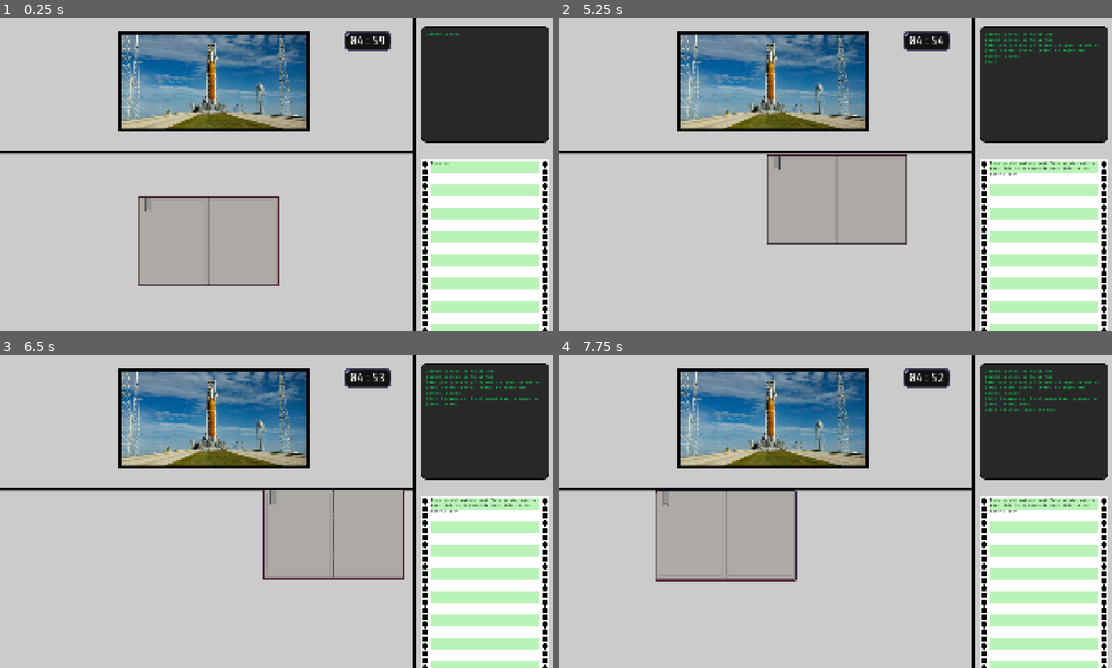
Above: before the commit, frames 1-4 (two rows, left to right).
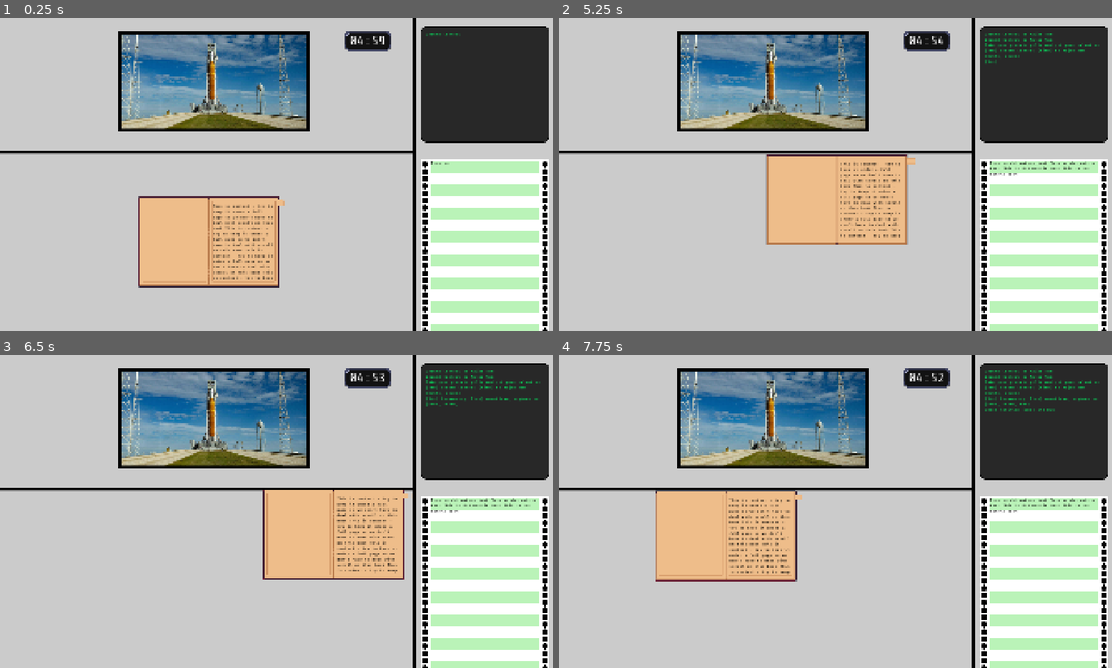
Above: after the commit, the same moments.

Repository: bukit3point0/gmtk2026
Game: Godot game, scene res://scenes/game_root.tscn
Same seed, same stepped clock (60 frames per second), same inputs: the game is played once before the commit and once after it.
Inputs (mouse positions are in pixels of both pictures, inside the frame that each line leads up to):
- Up to frame 1 (0.25 s): no input
- Up to frame 2 (5.25 s): click (841, 202) at 0.52 s; click "Play Game" at 1.25 s; click "Play Game" at 2 s; click (841, 202) at 2.77 s; click "Play Game" at 3.5 s; click (841, 202) at 4.27 s; click "Settings" at 5 s
- Up to frame 3 (6.5 s): tap Enter at 5.75 s; drag from (276, 536) to (331, 442) at 5.77 s
- Up to frame 4 (7.75 s): tap Space at 6.5 s; drag from (724, 527) to (807, 574) at 6.52 s; tap Enter at 7.25 s; move the mouse to (890, 442) at 7.27 s; click (890, 442) at 7.42 s

The runs differ from the first frame. In frame 1, 7.3% of the frame differs, in the area x 25-52%, y 56-87%; in frame 2, 7.3%, in the area x 37-65%, y 43-73%; in frame 3, 7.2%; in frame 4, 7.3%.

Commit message:
book turned into animation to add tabs; single tab with animation added

Diff:
--- a/scenes/game.tscn
+++ b/scenes/game.tscn
@@ -2,7 +2,282 @@
 
 [ext_resource type="PackedScene" uid="uid://bpn3sdvipin1v" path="res://scenes/background.tscn" id="1_uwrxv"]
 [ext_resource type="Script" uid="uid://ck24iy167p2x" path="res://scripts/instruction_book.gd" id="2_lnu2h"]
-[ext_resource type="Texture2D" uid="uid://516g1g3xyua4" path="res://assets/mocks/book.png" id="2_yqjtg"]
+[ext_resource type="Texture2D" uid="uid://cv8rrwwrwqrkc" path="res://assets/spritesheets/book_flip_page.png" id="3_iywne"]
+[ext_resource type="Texture2D" uid="uid://bvq0yewxmio1m" path="res://assets/spritesheets/book_tab.png" id="4_p57ef"]
+
+[sub_resource type="AtlasTexture" id="AtlasTexture_lbhrr"]
+atlas = ExtResource("3_iywne")
+region = Rect2(0, 371, 500, 371)
+
+[sub_resource type="AtlasTexture" id="AtlasTexture_iywne"]
+atlas = ExtResource("3_iywne")
+region = Rect2(500, 371, 500, 371)
+
+[sub_resource type="AtlasTexture" id="AtlasTexture_p57ef"]
+atlas = ExtResource("3_iywne")
+region = Rect2(1000, 371, 500, 371)
+
+[sub_resource type="AtlasTexture" id="AtlasTexture_u5sy4"]
+atlas = ExtResource("3_iywne")
+region = Rect2(1500, 371, 500, 371)
+
+[sub_resource type="AtlasTexture" id="AtlasTexture_gee14"]
+atlas = ExtResource("3_iywne")
+region = Rect2(2000, 371, 500, 371)
+
+[sub_resource type="AtlasTexture" id="AtlasTexture_0tnpc"]
+atlas = ExtResource("3_iywne")
+region = Rect2(2500, 371, 500, 371)
+
+[sub_resource type="AtlasTexture" id="AtlasTexture_vtaks"]
+atlas = ExtResource("3_iywne")
+region = Rect2(3000, 371, 500, 371)
+
+[sub_resource type="AtlasTexture" id="AtlasTexture_kvpfn"]
+atlas = ExtResource("3_iywne")
+region = Rect2(3500, 371, 500, 371)
+
+[sub_resource type="AtlasTexture" id="AtlasTexture_dinhu"]
+atlas = ExtResource("3_iywne")
+region = Rect2(0, 0, 500, 371)
+
+[sub_resource type="AtlasTexture" id="AtlasTexture_kvuet"]
+atlas = ExtResource("3_iywne")
+region = Rect2(0, 0, 500, 371)
+
+[sub_resource type="AtlasTexture" id="AtlasTexture_trtic"]
+atlas = ExtResource("3_iywne")
+region = Rect2(0, 0, 500, 371)
+
+[sub_resource type="AtlasTexture" id="AtlasTexture_ir15t"]
+atlas = ExtResource("3_iywne")
+region = Rect2(500, 0, 500, 371)
+
+[sub_resource type="AtlasTexture" id="AtlasTexture_ca42v"]
+atlas = ExtResource("3_iywne")
+region = Rect2(1000, 0, 500, 371)
+
+[sub_resource type="AtlasTexture" id="AtlasTexture_rysoc"]
+atlas = ExtResource("3_iywne")
+region = Rect2(1500, 0, 500, 371)
+
+[sub_resource type="AtlasTexture" id="AtlasTexture_ssvqc"]
+atlas = ExtResource("3_iywne")
+region = Rect2(2000, 0, 500, 371)
+
+[sub_resource type="AtlasTexture" id="AtlasTexture_264po"]
+atlas = ExtResource("3_iywne")
+region = Rect2(2500, 0, 500, 371)
+
+[sub_resource type="AtlasTexture" id="AtlasTexture_1kice"]
+atlas = ExtResource("3_iywne")
+region = Rect2(3000, 0, 500, 371)
+
+[sub_resource type="AtlasTexture" id="AtlasTexture_5newe"]
+atlas = ExtResource("3_iywne")
+region = Rect2(3500, 0, 500, 371)
+
+[sub_resource type="AtlasTexture" id="AtlasTexture_37s47"]
+atlas = ExtResource("3_iywne")
+region = Rect2(0, 371, 500, 371)
+
+[sub_resource type="SpriteFrames" id="SpriteFrames_bhunq"]
+animations = [{
+"frames": [{
+"duration": 1.0,
+"texture": SubResource("AtlasTexture_lbhrr")
+}, {
+"duration": 1.0,
+"texture": SubResource("AtlasTexture_iywne")
+}, {
+"duration": 1.0,
+"texture": SubResource("AtlasTexture_p57ef")
+}, {
+"duration": 1.0,
+"texture": SubResource("AtlasTexture_u5sy4")
+}, {
+"duration": 1.0,
+"texture": SubResource("AtlasTexture_gee14")
+}, {
+"duration": 1.0,
+"texture": SubResource("AtlasTexture_0tnpc")
+}, {
+"duration": 1.0,
+"texture": SubResource("AtlasTexture_vtaks")
+}, {
+"duration": 1.0,
+"texture": SubResource("AtlasTexture_kvpfn")
+}, {
+"duration": 1.0,
+"texture": SubResource("AtlasTexture_dinhu")
+}],
+"loop": 1,
+"name": &"close_book",
+"speed": 5.0
+}, {
+"frames": [{
+"duration": 1.0,
+"texture": SubResource("AtlasTexture_kvuet")
+}],
+"loop": 1,
+"name": &"default",
+"speed": 5.0
+}, {
+"frames": [{
+"duration": 1.0,
+"texture": SubResource("AtlasTexture_trtic")
+}, {
+"duration": 1.0,
+"texture": SubResource("AtlasTexture_ir15t")
+}, {
+"duration": 1.0,
+"texture": SubResource("AtlasTexture_ca42v")
+}, {
+"duration": 1.0,
+"texture": SubResource("AtlasTexture_rysoc")
+}, {
+"duration": 1.0,
+"texture": SubResource("AtlasTexture_ssvqc")
+}, {
+"duration": 1.0,
+"texture": SubResource("AtlasTexture_264po")
+}, {
+"duration": 1.0,
+"texture": SubResource("AtlasTexture_1kice")
+}, {
+"duration": 1.0,
+"texture": SubResource("AtlasTexture_5newe")
+}, {
+"duration": 1.0,
+"texture": SubResource("AtlasTexture_37s47")
+}],
+"loop": 1,
+"name": &"open_book",
+"speed": 13.0
+}]
+
+[sub_resource type="AtlasTexture" id="AtlasTexture_bt5mj"]
+atlas = ExtResource("4_p57ef")
+region = Rect2(192, 0, 32, 20)
+
+[sub_resource type="AtlasTexture" id="AtlasTexture_e1j6l"]
+atlas = ExtResource("4_p57ef")
+region = Rect2(160, 0, 32, 20)
+
+[sub_resource type="AtlasTexture" id="AtlasTexture_pl11u"]
+atlas = ExtResource("4_p57ef")
+region = Rect2(128, 0, 32, 20)
+
+[sub_resource type="AtlasTexture" id="AtlasTexture_bhx41"]
+atlas = ExtResource("4_p57ef")
+region = Rect2(96, 0, 32, 20)
+
+[sub_resource type="AtlasTexture" id="AtlasTexture_qnb83"]
+atlas = ExtResource("4_p57ef")
+region = Rect2(64, 0, 32, 20)
+
+[sub_resource type="AtlasTexture" id="AtlasTexture_sww3w"]
+atlas = ExtResource("4_p57ef")
+region = Rect2(32, 0, 32, 20)
+
+[sub_resource type="AtlasTexture" id="AtlasTexture_suyxu"]
+atlas = ExtResource("4_p57ef")
+region = Rect2(0, 0, 32, 20)
+
+[sub_resource type="AtlasTexture" id="AtlasTexture_sgl2t"]
+atlas = ExtResource("4_p57ef")
+region = Rect2(0, 0, 32, 20)
+
+[sub_resource type="AtlasTexture" id="AtlasTexture_qouja"]
+atlas = ExtResource("4_p57ef")
+region = Rect2(0, 0, 32, 20)
+
+[sub_resource type="AtlasTexture" id="AtlasTexture_wljb1"]
+atlas = ExtResource("4_p57ef")
+region = Rect2(32, 0, 32, 20)
+
+[sub_resource type="AtlasTexture" id="AtlasTexture_v2yb1"]
+atlas = ExtResource("4_p57ef")
+region = Rect2(64, 0, 32, 20)
+
+[sub_resource type="AtlasTexture" id="AtlasTexture_js0lu"]
+atlas = ExtResource("4_p57ef")
+region = Rect2(96, 0, 32, 20)
+
+[sub_resource type="AtlasTexture" id="AtlasTexture_gxtfn"]
+atlas = ExtResource("4_p57ef")
+region = Rect2(128, 0, 32, 20)
+
+[sub_resource type="AtlasTexture" id="AtlasTexture_twgab"]
+atlas = ExtResource("4_p57ef")
+region = Rect2(160, 0, 32, 20)
+
+[sub_resource type="AtlasTexture" id="AtlasTexture_02fa5"]
+atlas = ExtResource("4_p57ef")
+region = Rect2(192, 0, 32, 20)
+
+[sub_resource type="SpriteFrames" id="SpriteFrames_riqys"]
+animations = [{
+"frames": [{
+"duration": 1.0,
+"texture": SubResource("AtlasTexture_bt5mj")
+}, {
+"duration": 1.0,
+"texture": SubResource("AtlasTexture_e1j6l")
+}, {
+"duration": 1.0,
+"texture": SubResource("AtlasTexture_pl11u")
+}, {
+"duration": 1.0,
+"texture": SubResource("AtlasTexture_bhx41")
+}, {
+"duration": 1.0,
+"texture": SubResource("AtlasTexture_qnb83")
+}, {
+"duration": 1.0,
+"texture": SubResource("AtlasTexture_sww3w")
+}, {
+"duration": 1.0,
+"texture": SubResource("AtlasTexture_suyxu")
+}],
+"loop": 0,
+"name": &"close_tab",
+"speed": 13.0
+}, {
+"frames": [{
+"duration": 1.0,
+"texture": SubResource("AtlasTexture_sgl2t")
+}],
+"loop": 1,
+"name": &"default",
+"speed": 5.0
+}, {
+"frames": [{
+"duration": 1.0,
+"texture": SubResource("AtlasTexture_qouja")
+}, {
+"duration": 1.0,
+"texture": SubResource("AtlasTexture_wljb1")
+}, {
+"duration": 1.0,
+"texture": SubResource("AtlasTexture_v2yb1")
+}, {
+"duration": 1.0,
+"texture": SubResource("AtlasTexture_js0lu")
+}, {
+"duration": 1.0,
+"texture": SubResource("AtlasTexture_gxtfn")
+}, {
+"duration": 1.0,
+"texture": SubResource("AtlasTexture_twgab")
+}, {
+"duration": 1.0,
+"texture": SubResource("AtlasTexture_02fa5")
+}],
+"loop": 0,
+"name": &"open_tab",
+"speed": 13.0
+}]
 
 [sub_resource type="RectangleShape2D" id="RectangleShape2D_sn0t7"]
 size = Vector2(488, 312)
@@ -28,16 +303,43 @@
 [node name="Table" type="Node2D" parent="Level1" unique_id=1942911392]
 
 [node name="InstructionBook" type="CharacterBody2D" parent="Level1/Table" unique_id=762449066]
-position = Vector2(720, 770)
+position = Vector2(722, 772)
 input_pickable = true
 script = ExtResource("2_lnu2h")
-metadata/_edit_group_ = true
-
-[node name="Sprite2D" type="Sprite2D" parent="Level1/Table/InstructionBook" unique_id=1181639435]
-texture = ExtResource("2_yqjtg")
+
+[node name="BookAnimation" type="AnimatedSprite2D" parent="Level1/Table/InstructionBook" unique_id=1481968154]
+position = Vector2(-2, -7)
+sprite_frames = SubResource("SpriteFrames_bhunq")
+animation = &"open_book"
+frame = 8
+frame_progress = 0.55724597
+
+[node name="Tab1Animation" type="AnimatedSprite2D" parent="Level1/Table/InstructionBook" unique_id=96817533]
+position = Vector2(255, -133)
+sprite_frames = SubResource("SpriteFrames_riqys")
+
+[node name="MarginContainer" type="MarginContainer" parent="Level1/Table/InstructionBook" unique_id=197596781]
+offset_left = 12.0
+offset_top = -133.0
+offset_right = 231.0
+offset_bottom = 145.0
+mouse_filter = 2
+
+[node name="RichTextLabel" type="RichTextLabel" parent="Level1/Table/InstructionBook/MarginContainer" unique_id=1949497053]
+layout_mode = 2
+mouse_filter = 2
+theme_override_colors/default_color = Color(0, 0, 0, 1)
+text = "This is context - try to keep it under a full page so we don't have to deal with scroll on this book This is context - try to keep it under a full page so we don't have to deal with scroll on this book This is context - try to keep it under a full page so we don't have to deal with scroll on this book This is context - try to keep"
 
 [node name="CollisionShape2D" type="CollisionShape2D" parent="Level1/Table/InstructionBook" unique_id=1014973014]
 shape = SubResource("RectangleShape2D_sn0t7")
+
+[node name="Button" type="Button" parent="Level1/Table/InstructionBook" unique_id=384459193]
+offset_left = 239.0
+offset_top = -143.0
+offset_right = 271.0
+offset_bottom = -123.0
+flat = true
 
 [node name="Walls" type="Node2D" parent="Level1/Table" unique_id=867366719]
 metadata/_edit_lock_ = true
@@ -62,3 +364,4 @@
 shape = SubResource("RectangleShape2D_2r0jt")
 
 [connection signal="input_event" from="Level1/Table/InstructionBook" to="Level1/Table/InstructionBook" method="_on_instruction_book_input_event"]
+[connection signal="pressed" from="Level1/Table/InstructionBook/Button" to="Level1/Table/InstructionBook" method="_on_button_pressed"]
--- a/scripts/instruction_book.gd
+++ b/scripts/instruction_book.gd
@@ -1,6 +1,9 @@
 extends CharacterBody2D
 
+@onready var tab_1_animation: AnimatedSprite2D = $Tab1Animation
+
 var instruction_book_dragging = false
+var tab_1_opened = false
 
 signal instruction_book_drag_signal
 
@@ -25,3 +28,7 @@
 	elif event is InputEventScreenTouch:
 		if event.pressed and event.get_index() == 0:
 			self.position = event.get_position()
+
+func _on_button_pressed() -> void:
+	tab_1_animation.play("close_tab") if tab_1_opened else tab_1_animation.play("open_tab")
+	tab_1_opened = !tab_1_opened
Binary file added: assets/spritesheets/book_flip_page.png
Not shown, added: assets/spritesheets/book_flip_page.png.import
Binary file added: assets/spritesheets/book_tab.png
Not shown, added: assets/spritesheets/book_tab.png.import
